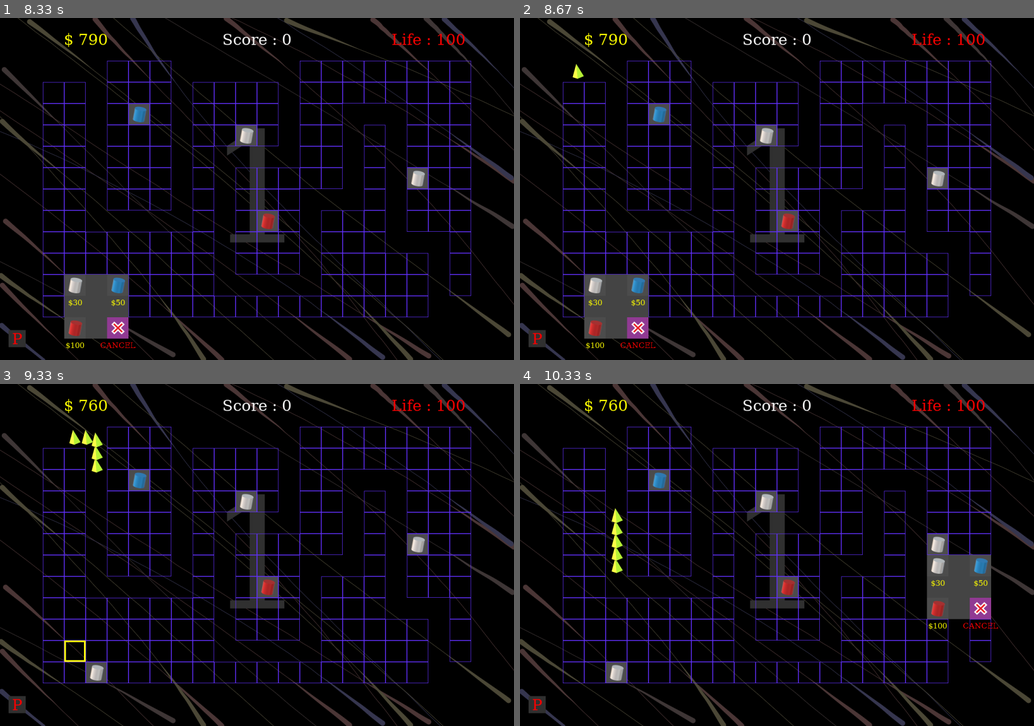
Above: before the commit, frames 1-4 (two rows, left to right).
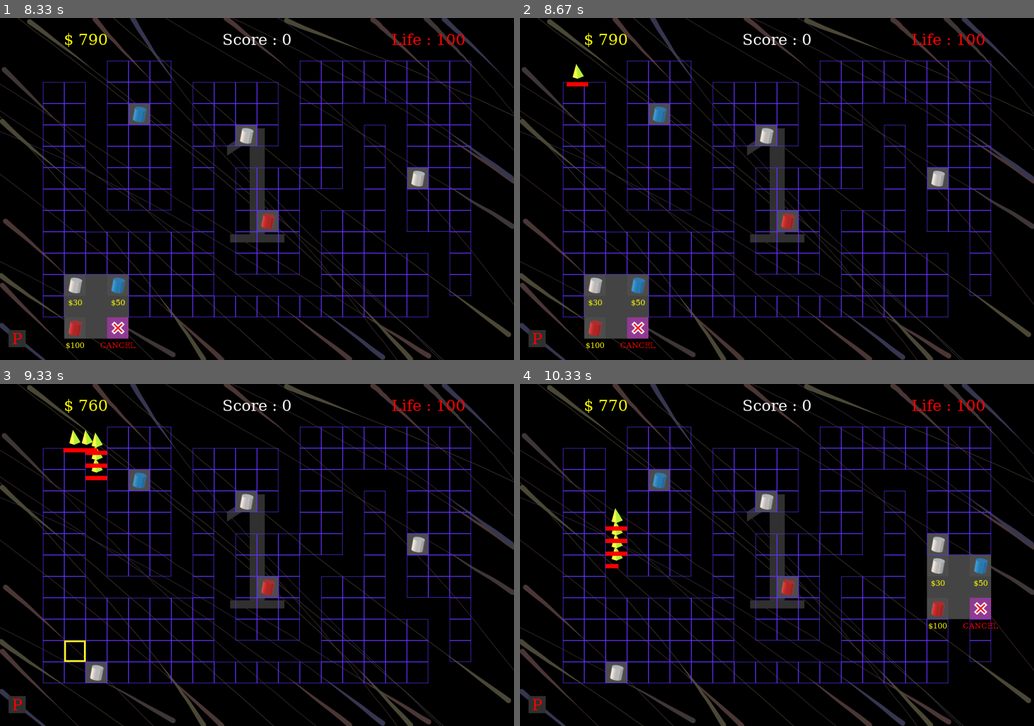
Above: after the commit, the same moments.

Repository: donghyun-daniel/Pygame
Game: pygame game, started from Tower_Defense/Tower_defense_main.py
Two runs of this game, one before a commit and one after it. Both use one fixed random seed, a clock stepped at 60 frames per second and the inputs below.
Inputs (mouse positions are in pixels of both pictures, inside the frame that each line leads up to):
- Up to frame 1 (8.33 s): click "START" at 0.38 s; click (262, 209) at 0.72 s; click (246, 243) at 1.05 s; click (447, 308) at 1.38 s; click (133, 120) at 1.72 s; click (159, 93) at 2.05 s; click (241, 130) at 2.38 s; click (226, 113) at 2.72 s; click (390, 158) at 3.05 s; click (416, 182) at 3.38 s; click "P" at 3.72 s; click "P" at 4.05 s; click (277, 175) at 4.38 s; click (395, 154) at 5.22 s; click (102, 315) at 5.55 s; click "P" at 5.88 s; click (205, 175) at 6.22 s; click "P" at 7.55 s; click (159, 271) at 7.88 s
- Up to frame 2 (8.67 s): no input
- Up to frame 3 (9.33 s): click (77, 650) at 9.22 s
- Up to frame 4 (10.33 s): click (962, 596) at 9.55 s

Frame 1 is identical in both runs. In frame 2, less than 0.1% of the frame differs, in the area x 9-14%, y 18-20%; in frame 3, 0.2%; in frame 4, 0.3%, in the area x 16-21%, y 4-56%.

Commit message:
Tower_defense update Finish Maybe it will be better with effecet

Diff:
--- a/Tower_Defense/Enemy.py
+++ b/Tower_Defense/Enemy.py
@@ -10,6 +10,7 @@
             self.image = pygame.transform.scale(pygame.image.load("images/enemy_big.png").convert_alpha(), (50, 50))
             self.speed = 2
         self.hp=hp
+        self.hp_max=hp
         self.gold=gold
         self.button = pygame.Rect(100, 100, 50, 50)
         self.rect = self.image.get_rect(center=(self.button.centerx, self.button.centery))
@@ -18,6 +19,8 @@
 
     def draw_Enemy(self, s):
         s.blit(self.image, self.button.topleft)
+        hp_bar=int(50*self.hp/self.hp_max)
+        pygame.draw.rect(s,RED,[self.button.left, self.button.bottom,hp_bar,10])
 
     def move_Enemy(self, r):
         if self.index==len(r):
--- a/Tower_Defense/Tower.py
+++ b/Tower_Defense/Tower.py
@@ -1,5 +1,6 @@
 import pygame
 import Definition
+import math
 
 BLACK = (0, 0, 0)
 RED = (255, 0, 0)
@@ -12,6 +13,9 @@
 tower_price=[[30,60,120],
              [50,100,200],
              [100,200,400]]
+tower_range=[[300, 310, 320],
+             [100, 110, 120],
+             [400, 420, 440]]
 
 class Button():
     def __init__(self, pos_x, pos_y, w, h):
@@ -63,6 +67,7 @@
         self.pos_y = pos_y
         self.button = pygame.Rect(0, 0, 50, 50)
         self.button.center = (self.pos_x, self.pos_y)
+        self.delay=0
 
     def upgrade(self, money, type, level):
         self.type=type
@@ -72,21 +77,18 @@
                 self.image = pygame.transform.scale(pygame.image.load("images/tower1_1.png").convert_alpha(), (50, 50))
                 self.rect = self.image.get_rect(center=(self.button.centerx, self.button.centery))
                 self.button.center = self.rect.center
-                self.range = 300
                 self.dmg = 40
                 self.atk_speed = 50
             elif self.level==2:
                 self.image = pygame.transform.scale(pygame.image.load("images/tower1_2.png").convert_alpha(), (50, 50))
                 self.rect = self.image.get_rect(center=(self.button.centerx, self.button.centery))
                 self.button.center = self.rect.center
-                self.range = int(self.range * 1.1)
                 self.dmg *= 2
                 self.atk_speed -= 3
             elif self.level==3:
                 self.image = pygame.transform.scale(pygame.image.load("images/tower1_3.png").convert_alpha(), (50, 50))
                 self.rect = self.image.get_rect(center=(self.button.centerx, self.button.centery))
                 self.button.center = self.rect.center
-                self.range = int(self.range * 1.1)
                 self.dmg *= 2
                 self.atk_speed -= 3
         elif type==2:
@@ -94,21 +96,18 @@
                 self.image = pygame.transform.scale(pygame.image.load("images/tower2_1.png").convert_alpha(), (50, 50))
                 self.rect = self.image.get_rect(center=(self.button.centerx, self.button.centery))
                 self.button.center = self.rect.center
-                self.range = 100
                 self.dmg = 80
-                self.atk_speed = 30
+                self.atk_speed = 150
             if self.level==2:
                 self.image = pygame.transform.scale(pygame.image.load("images/tower2_2.png").convert_alpha(), (50, 50))
                 self.rect = self.image.get_rect(center=(self.button.centerx, self.button.centery))
                 self.button.center = self.rect.center
-                self.range = int(self.range * 1.1)
                 self.dmg *= 2
                 self.atk_speed -= 3
             elif self.level==3:
                 self.image = pygame.transform.scale(pygame.image.load("images/tower2_3.png").convert_alpha(), (50, 50))
                 self.rect = self.image.get_rect(center=(self.button.centerx, self.button.centery))
                 self.button.center = self.rect.center
-                self.range = int(self.range * 1.1)
                 self.dmg *= 2
                 self.atk_speed -= 3
         elif type==3:
@@ -116,23 +115,21 @@
                 self.image = pygame.transform.scale(pygame.image.load("images/tower3_1.png").convert_alpha(), (50, 50))
                 self.rect = self.image.get_rect(center=(self.button.centerx, self.button.centery))
                 self.button.center = self.rect.center
-                self.range = 400
                 self.dmg = 70
-                self.atk_speed = 25
+                self.atk_speed = 100
             if self.level==2:
                 self.image = pygame.transform.scale(pygame.image.load("images/tower3_2.png").convert_alpha(), (50, 50))
                 self.rect = self.image.get_rect(center=(self.button.centerx, self.button.centery))
                 self.button.center = self.rect.center
-                self.range = int(self.range*1.1)
                 self.dmg *= 2
                 self.atk_speed -= 3
             elif self.level==3:
                 self.image = pygame.transform.scale(pygame.image.load("images/tower3_3.png").convert_alpha(), (50, 50))
                 self.rect = self.image.get_rect(center=(self.button.centerx, self.button.centery))
                 self.button.center = self.rect.center
-                self.range = int(self.range * 1.1)
-                self.dmg *= 2
-                self.atk_speed -= 3
+                self.dmg *= 2
+                self.atk_speed -= 3
+        self.range = tower_range[self.type - 1][self.level - 1]
 
 
 
@@ -265,6 +262,9 @@
         for b in build:
             Button.draw(b,screen)
             clicked_button = Button.check_click(b,mouse,event,screen)
+            if b.button.collidepoint(mouse):
+                if b.name!="cancel" and b.name!="sell":
+                    pygame.draw.circle(screen, (100,200,100), self.button.center, tower_range[b.name[0]-1][b.name[1]-1], 1)
             Tower.check_mouse_on(b,mouse,screen)
             if clicked_button == b:
                 if clicked_button.name=="sell":
@@ -283,3 +283,14 @@
     def check_mouse_on(self, mouse, screen):
         if self.button.collidepoint(mouse):
             pygame.draw.rect(screen, (255, 255, 0), self.button, 4)
+
+    def tower_attack(self, enemy):
+        for e in enemy:
+            dist= int(math.sqrt((self.button.centerx-e.button.centerx)*(self.button.centerx-e.button.centerx) + (self.button.centery-e.button.centery)*(self.button.centery-e.button.centery)))
+            if dist<=self.range: #target is in the range
+                if self.delay%self.atk_speed==0:
+                    e.hp-=self.dmg
+                    if e.hp<=0: # if enemy killed
+                        return e.gold
+                    self.delay=0 # When fire, initiate
+                    break
--- a/Tower_Defense/Tower_defense_main.py
+++ b/Tower_Defense/Tower_defense_main.py
@@ -107,6 +107,14 @@
                 if tower[i][j]:
                     if tower[i][j].type>0:
                         game_screen.screen.blit(tower[i][j].image, tower[i][j].image.get_rect(centerx=tower[i][j].button.centerx, centery=tower[i][j].button.centery))
+                        if tower[i][j].delay<tower[i][j].atk_speed: #manage tower atk speed
+                            tower[i][j].delay+=1
+                        drop_gold = Tower.tower_attack(tower[i][j], E)
+                        if drop_gold:
+                            money+=drop_gold
+                        if tower[i][j].button.collidepoint(mouse):
+                            pygame.draw.circle(game_screen.screen, (100, 200, 100), tower[i][j].button.center, tower[i][j].range, 1)
+
 
 
         print_map(map, map_pos, game_screen.screen)
@@ -127,28 +135,6 @@
                 build_state=False
                 money=m
 
-
-
-
-        """
-        if build_state:
-            which=build_towers(build, mouse, event, game_screen.screen)
-            if which == build[0]: #if click cancel button
-                print("Cancel")
-                build_state = False
-            elif which == build[1]:
-                print("11")
-                build_state = False
-                #build tower1
-            elif which == build[2]:
-                print("22")
-                build_state = False
-                # build tower2
-            elif which == build[3]:
-                print("33")
-                build_state = False
-                # build tower3
-                """
         if cnt>=300: #stage start interval
             if stage_enemy[stage_index][0] > 0 and cnt>=500:
                 stage_enemy_small(cnt, 100+(stage_index//10)*20, 10, E, stage_enemy) # cnt, hp, small_interval, big_interval, E, s
@@ -161,7 +147,9 @@
         #move enemy
         i=0
         while i<len(E):
-            if Enemy.move_Enemy(E[i], route):
+            if Enemy.move_Enemy(E[i], route) or E[i].hp<=0: #if enemy arrive at end point
+                if E[i].hp>0:
+                    life-=(E[i].hp//20)
                 del E[i]
                 i -= 1
             else:
